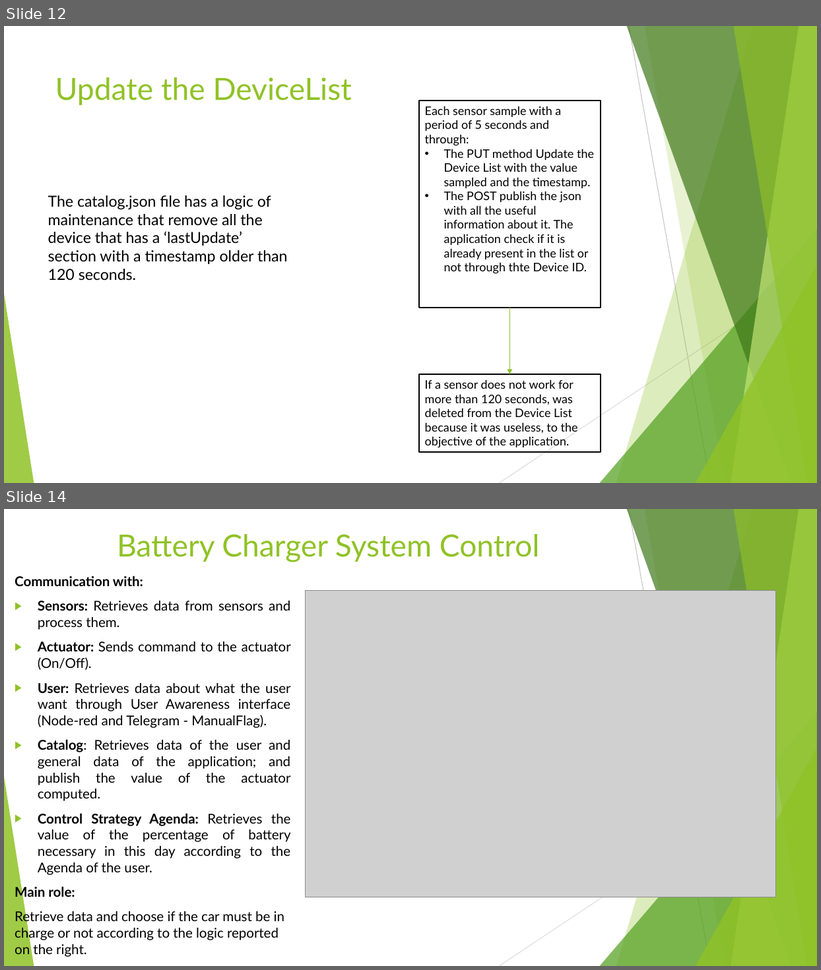
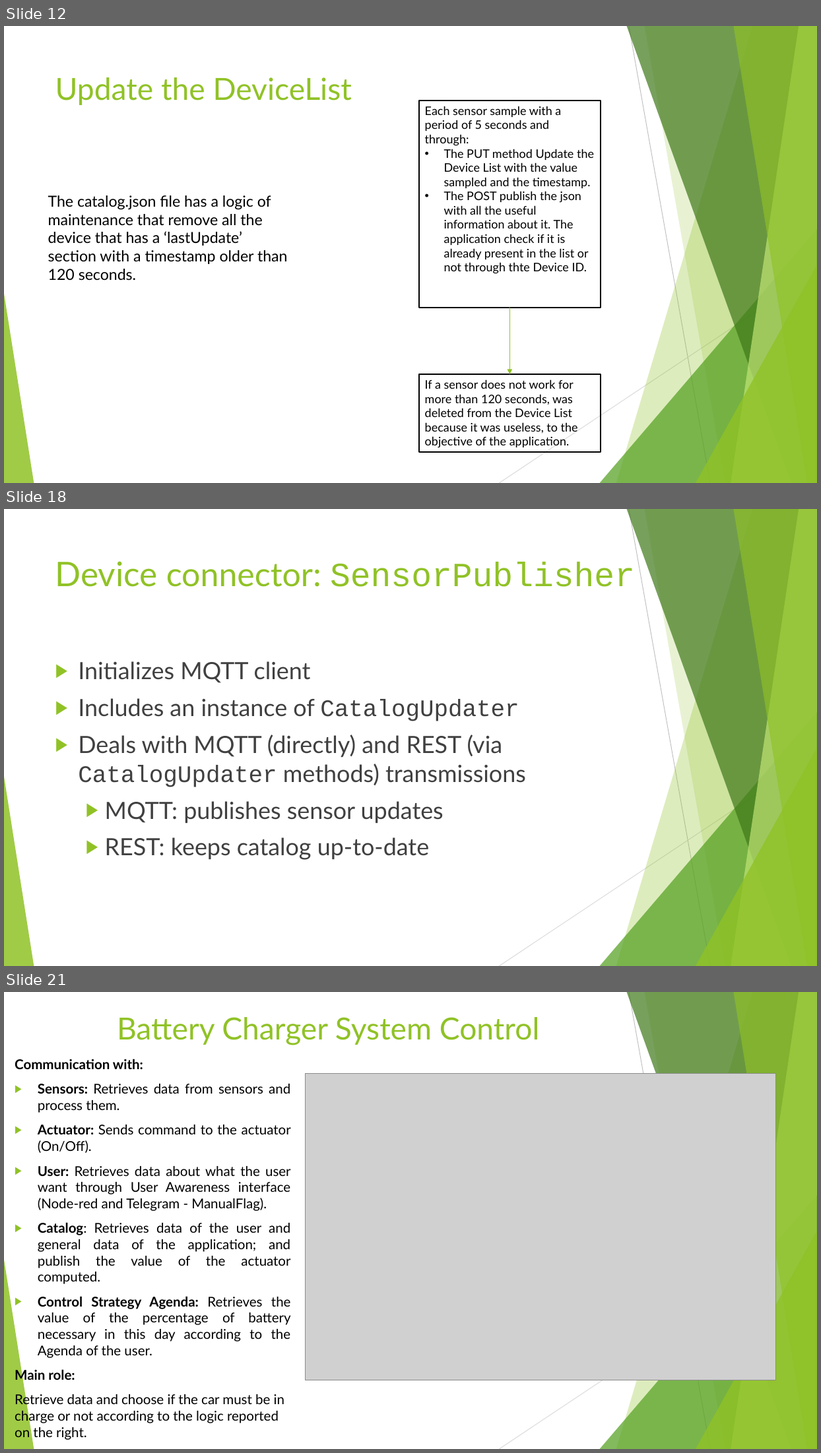
Before and after one commit to annageraci/Battery_Charger_Smart, a slide deck: Materiale Extra/Presentazione del progetto .pptx. Shown one above the other, each under a label of ours: slides 12 and 14 before the commit, slides 12, 18 and 21 after it; the slides between them are not shown. The pictures are 821x970 and 821x1453 pixels, drawn with LibreOffice and Linux fonts; fonts in the diff are those of the drawing; grey boxes stand for pictures. Boxes give left, top, right and bottom in pixels: in the first picture for what was removed or moved away, otherwise in the second. Text is boxed around its words. In the diff, an @@ line names an element or a change of style, - is before the commit and + after.

```diff
--- a/Materiale Extra/Presentazione del progetto .pptx
+++ b/Materiale Extra/Presentazione del progetto .pptx
@@ slide 18 added at [4,509,817,966], background #FFFFFF; not listed: 10 template elements that a slide beside it also shows @@
@@ title added at [55,561,635,587], 40 pt, text #90C226 @@
+Device connector: SensorPublisher
@@ text added at [78,661,526,860], 28 pt, text #404040 @@
+▶ Initializes MQTT client
+▶ Includes an instance of CatalogUpdater
+▶ Deals with MQTT (directly) and REST (via CatalogUpdater methods) transmissions
+  ▶ MQTT: publishes sensor updates
+  ▶ REST: keeps catalog up-to-date
@@ what was slide 14 is now slide 21 @@
```
Also in this commit, not shown: 1 slide changed, 7 other slides added, 1 slide removed.
